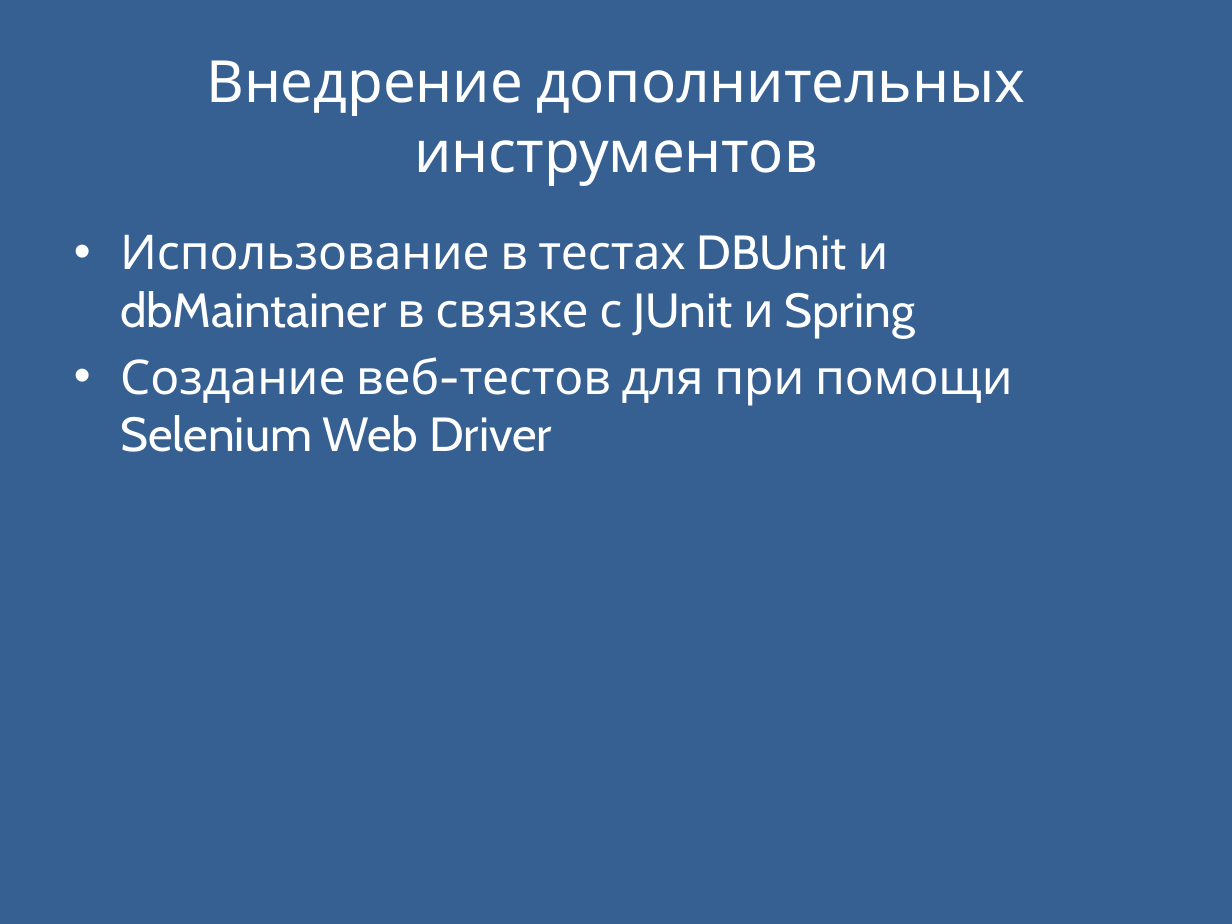
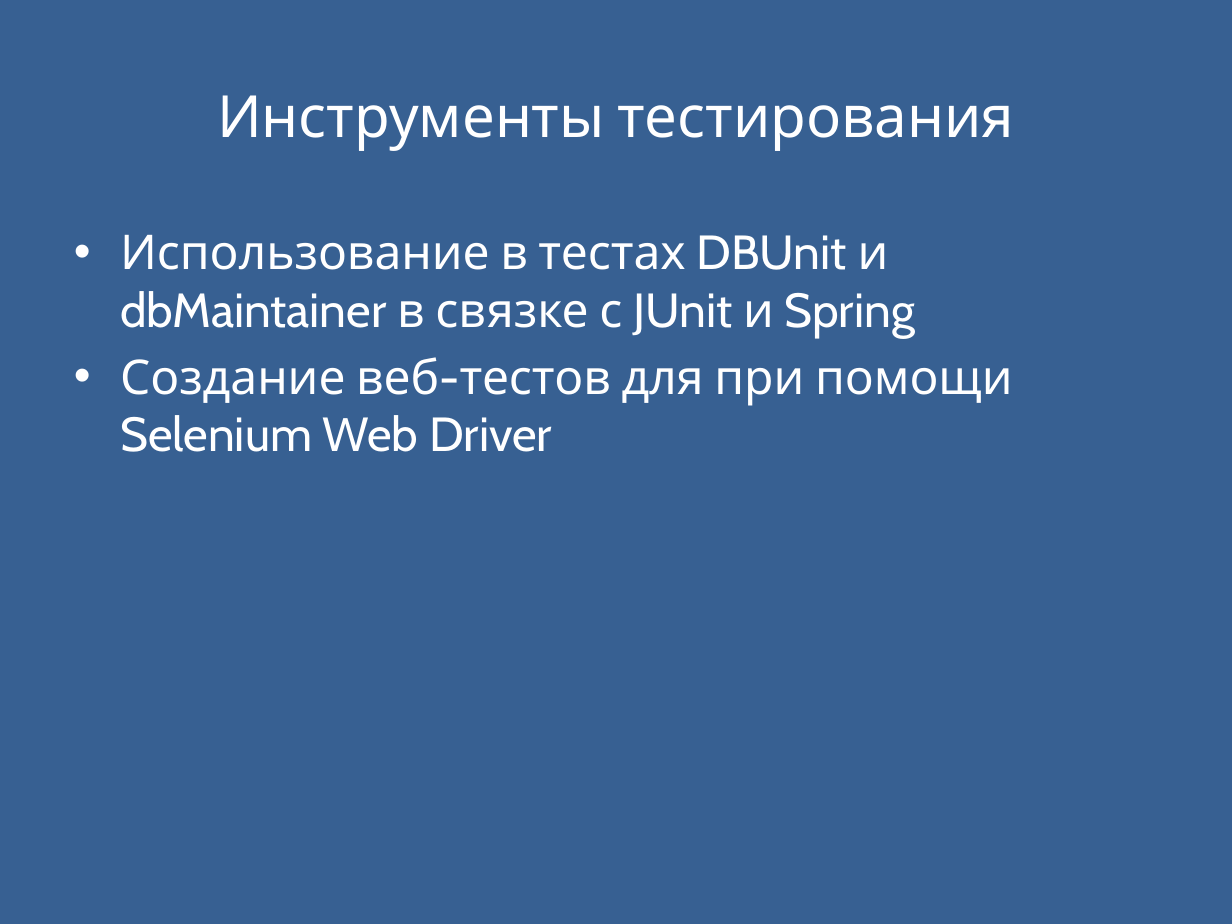
Before and after one commit to Storozhenko/quest, a slide deck: slide 9 of forms.pptx. Drawn at 1232x924 pixels with LibreOffice and Linux fonts; fonts in the diff are those of the drawing. Boxes give left, top, right and bottom in pixels: in the first picture for what was removed or moved away, otherwise in the second. Text is boxed around its words. In the diff, an @@ line names an element or a change of style, - is before the commit and + after.

```diff
--- a/forms.pptx
+++ b/forms.pptx
@@ title at [217,95,1015,151]: text changed @@
-Внедрение дополнительных инструментов
+Инструменты тестирования
```
Also in this commit, not shown: 1 slide added, 27 other files.
